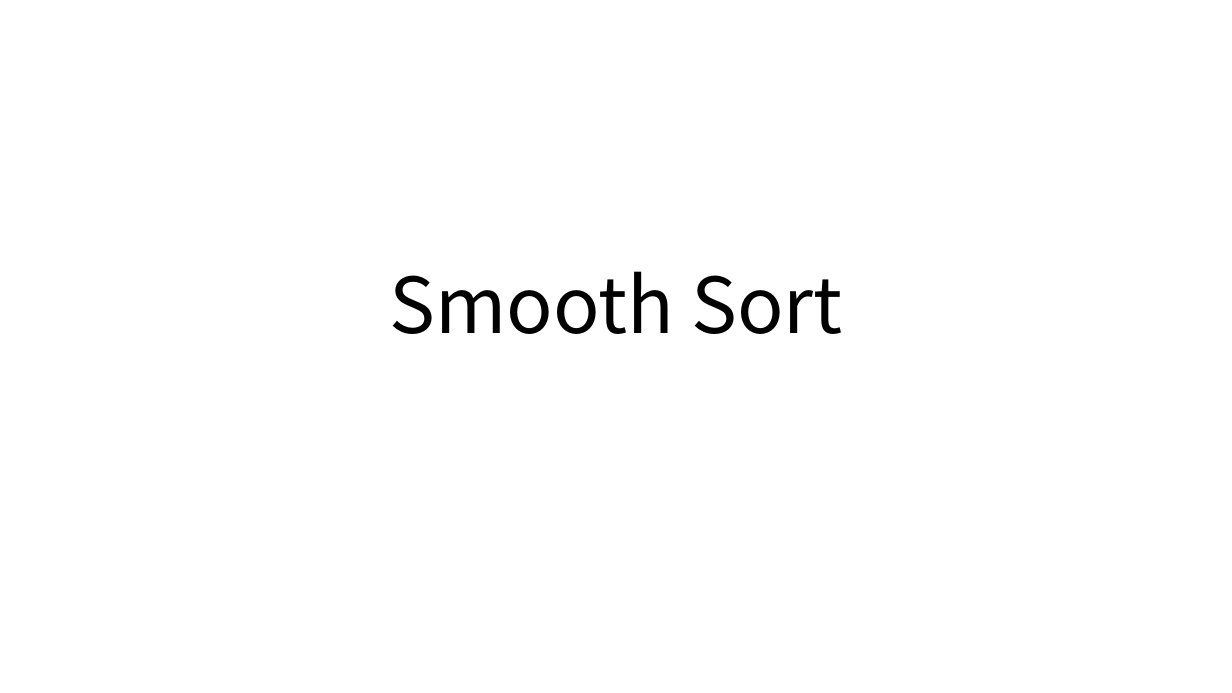
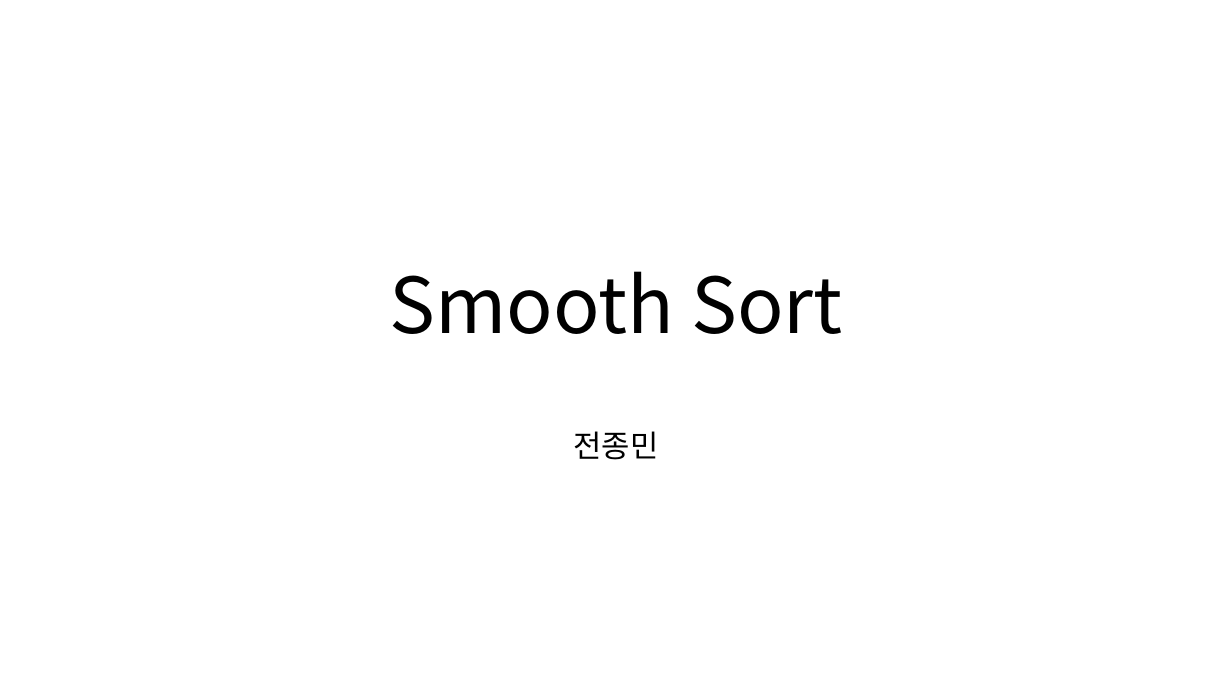
Before and after one commit to clerknek/AlgorithmStudyGroup, a slide deck: slide 1 of Week04/Smooth Sort.pptx. Drawn at 1232x693 pixels with LibreOffice and Linux fonts; fonts in the diff are those of the drawing. Boxes give left, top, right and bottom in pixels: in the first picture for what was removed or moved away, otherwise in the second. Text is boxed around its words. In the diff, an @@ line names an element or a change of style, - is before the commit and + after.

```diff
--- a/Week04/Smooth Sort.pptx
+++ b/Week04/Smooth Sort.pptx
@@ subtitle added at (x1=573, y1=431, x2=658, y2=460), 24 pt, text #000000 @@
+전종민
```
